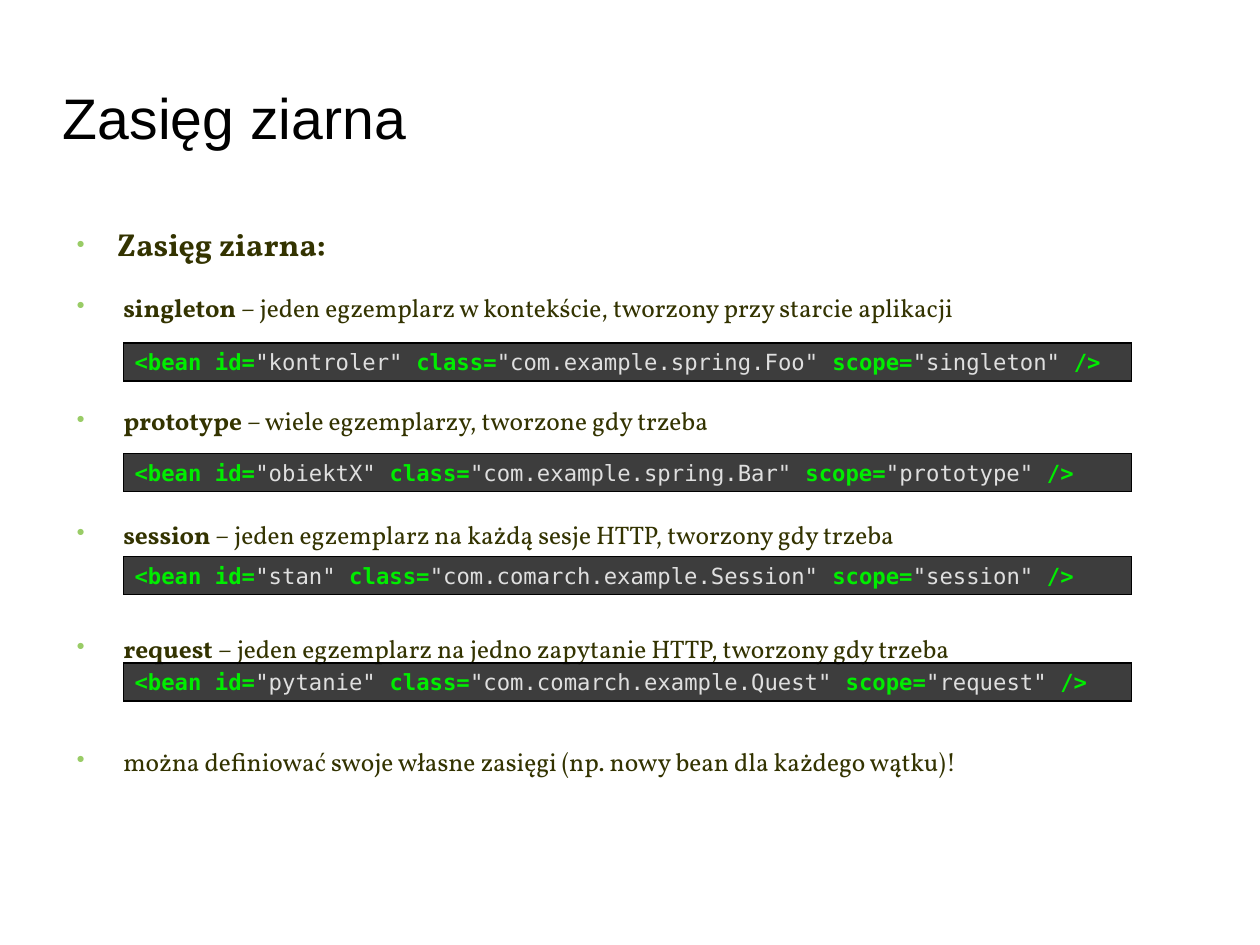
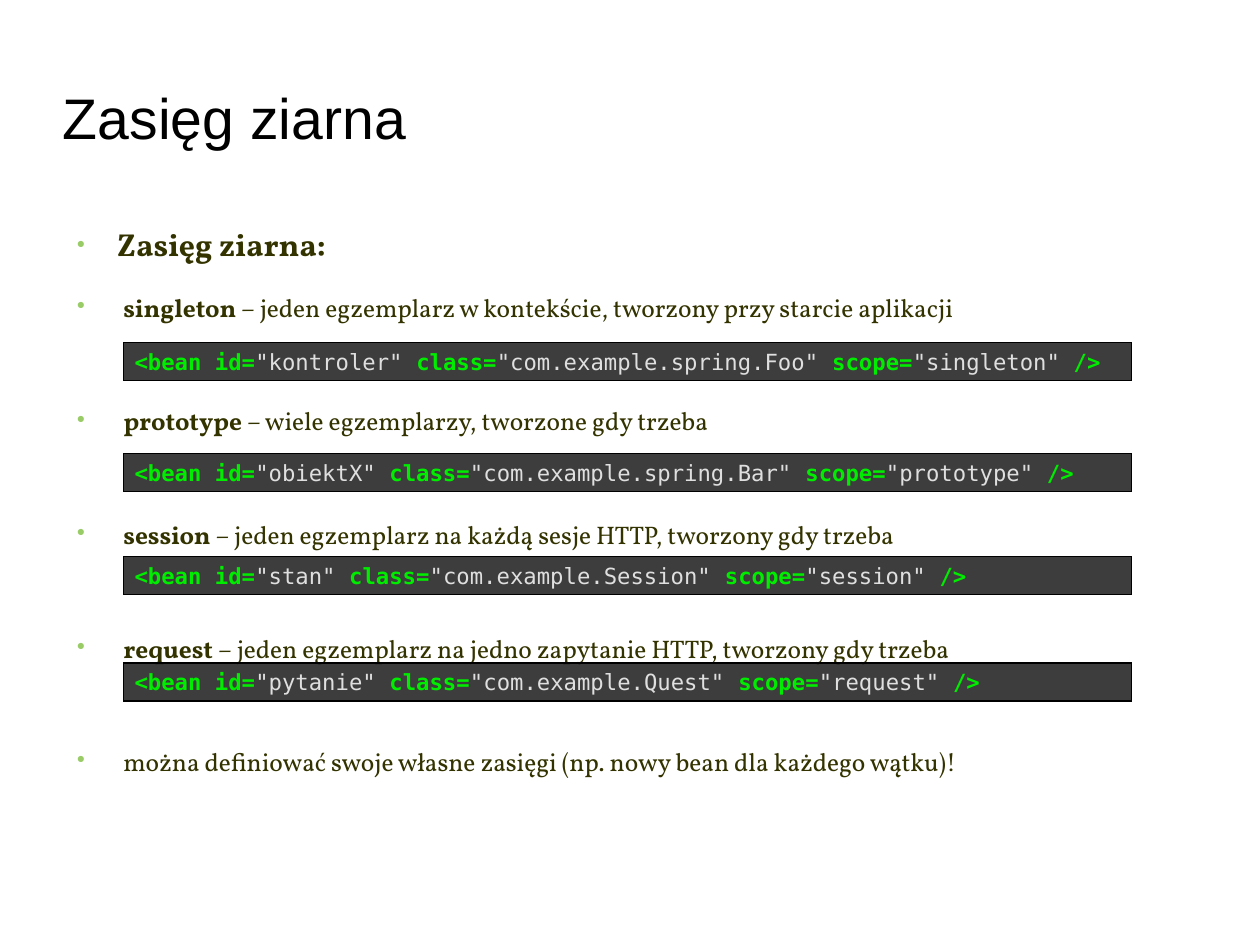
Before and after one commit to java-academy/szpring, a slide deck: slide 8 of spring-xml-prezentacja.pptx. Drawn at 1260x945 pixels with LibreOffice and Linux fonts; fonts in the diff are those of the drawing; background and template pictures are left out. Boxes give left, top, right and bottom in pixels: in the first picture for what was removed or moved away, otherwise in the second. Text is boxed around its words. In the diff, an @@ line names an element or a change of style, - is before the commit and + after.

```diff
--- a/spring-xml-prezentacja.pptx
+++ b/spring-xml-prezentacja.pptx
@@ text in rectangle at (135, 566, 926, 589): text changed @@
-<bean id="stan" class="com.comarch.example.Session" scope="session" />
+<bean id="stan" class="com.example.Session" scope="session" />
@@ text in rectangle at (135, 672, 939, 695): text changed @@
-<bean id="pytanie" class="com.comarch.example.Quest" scope="request" />
+<bean id="pytanie" class="com.example.Quest" scope="request" />
```
Also in this commit, not shown: 3 other slides changed.
